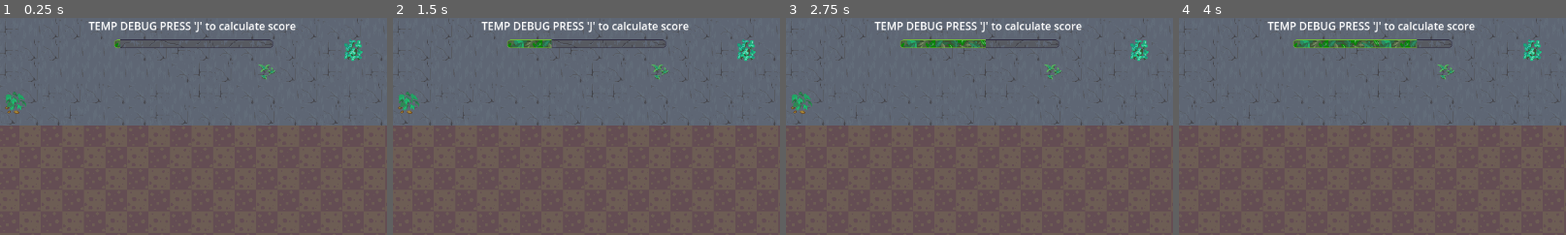
Above: before the commit, frames 1-4 (left to right).
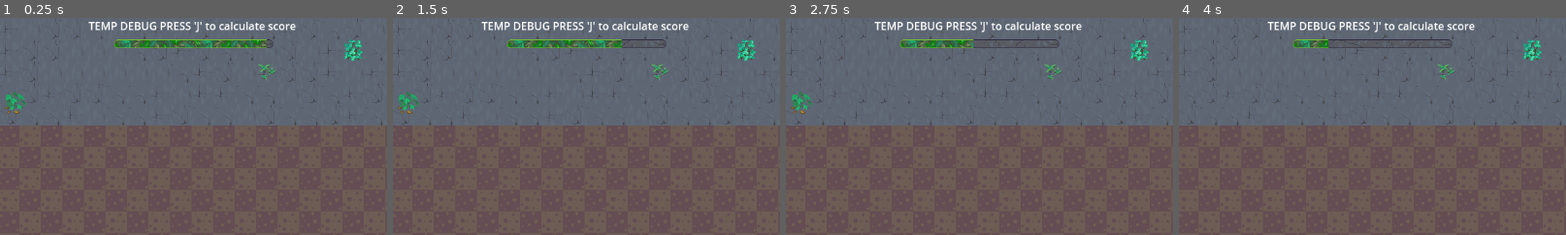
Above: after the commit, the same moments.

Repository: Ihmayor/Growup_GameJam_2025
Game: Godot game, scene res://main_garden.tscn
Same seed, same stepped clock (60 frames per second), same inputs: the game is played once before the commit and once after it.
Inputs (mouse positions are % of the whole screen's width and height, from its top left):
- Up to frame 1 (0.25 s): no input
- Up to frame 2 (1.5 s): tap J (test_calculate) at 0.5, 1.25 s; move the mouse to (1, 4) at 0.52 s; hold E (rotate_right) 0.53-1.28 s; hold Right mouse button (Shovel) 0.53-1.28 s; move the mouse to (1, 6) at 1.27 s; hold Q (rotate_left) from 1.28 s (still down); click (1, 6) at 1.35 s
- Up to frame 3 (2.75 s): tap J (test_calculate) at 2 s; move the mouse to (27, 20) at 2.02 s; release Q (rotate_left) at 2.03 s; hold E (rotate_right) from 2.03 s (still down); hold J (test_calculate) from 2.03 s (still down)
- Up to frame 4 (4 s): move the mouse to (27, 20) at 2.77 s; release J (test_calculate) at 2.78 s; right-click (27, 20) at 2.85 s; tap J (test_calculate) at 3.5 s; move the mouse to (7, 22) at 3.52 s; release E (rotate_right) at 3.53 s; press the mouse at (7, 22) at 3.53 s; hold Q (rotate_left) from 3.53 s (still down)
The pictures show only the part of the screen within x 25-75%, y 0-50%; the shares and areas given below are measured in that part.

The runs differ from the first frame. In frame 1, 1.5% of the frame differs, in the area x 31-69%, y 9-14%; in frame 2, 0.7%; in frame 3, 0.1%; in frame 4, 0.9%.

Commit message:
Countdown timer

Diff:
--- a/grow_up_game_jam_2025/scenes/UI/timer_progress_bar.gd
+++ b/grow_up_game_jam_2025/scenes/UI/timer_progress_bar.gd
@@ -5,7 +5,7 @@
 signal on_complete
 
 func _ready() -> void:
-	$TextureProgressBar.value = 0
+	$TextureProgressBar.value = $TextureProgressBar.max_value
 	start_timer()
 
 func start_timer():
@@ -13,14 +13,14 @@
 	$Timer.start()
 
 func _physics_process(delta: float):
-	if $TextureProgressBar.value == $TextureProgressBar.max_value:
+	if $TextureProgressBar.value == 0:
 		on_complete.emit()
 		stop_timer()
 
 func stop_timer():
 	$Timer.stop()
 	visible = false
-	$TextureProgressBar.value = 0
+	$TextureProgressBar.value = $TextureProgressBar.max_value
 
 func _on_timer_timeout() -> void:
-	$TextureProgressBar.value += increment
+	$TextureProgressBar.value -= increment
--- a/grow_up_game_jam_2025/scripts/resources/main_tile_set.tres
+++ b/grow_up_game_jam_2025/scripts/resources/main_tile_set.tres
@@ -1,7 +1,7 @@
 [gd_resource type="TileSet" load_steps=5 format=3 uid="uid://d1g51ptji4qmm"]
 
-[ext_resource type="Texture2D" uid="uid://dn30m6j3daakw" path="res://assets/Sprites/Ground.png" id="1_dcppu"]
-[ext_resource type="Texture2D" uid="uid://df3xvcjneo5b4" path="res://assets/Sprites/NonPlayerPlants.png" id="2_bb3e1"]
+[ext_resource type="Texture2D" uid="uid://dn30m6j3daakw" path="res://Assets/Sprites/Ground.png" id="1_dcppu"]
+[ext_resource type="Texture2D" uid="uid://df3xvcjneo5b4" path="res://Assets/Sprites/NonPlayerPlants.png" id="2_bb3e1"]
 
 [sub_resource type="TileSetAtlasSource" id="TileSetAtlasSource_ilwsc"]
 texture = ExtResource("1_dcppu")
--- /dev/null
+++ b/grow_up_game_jam_2025/scripts/resources/text_box.tscn
@@ -0,0 +1,14 @@
+[gd_scene format=3 uid="uid://b1krpukevs1mm"]
+
+[node name="Control" type="NinePatchRect"]
+anchors_preset = 15
+anchor_right = 1.0
+anchor_bottom = 1.0
+grow_horizontal = 2
+grow_vertical = 2
+patch_margin_left = 32
+patch_margin_top = 32
+patch_margin_right = 32
+patch_margin_bottom = 32
+axis_stretch_horizontal = 1
+axis_stretch_vertical = 2
Not shown, changed: grow_up_game_jam_2025/Assets/Music/1Bass.mp3.import
Not shown, changed: grow_up_game_jam_2025/Assets/Music/2Chords.mp3.import
Not shown, changed: grow_up_game_jam_2025/Assets/Music/3Melody.mp3.import
Not shown, changed: grow_up_game_jam_2025/Assets/Music/4Melody2.mp3.import
Not shown, changed: grow_up_game_jam_2025/Assets/Music/5Percussion.mp3.import
Not shown, changed: grow_up_game_jam_2025/Assets/Music/5PercussionNoFun.mp3.import
Not shown, changed: grow_up_game_jam_2025/Assets/Sprites/Ground.png.import
Not shown, changed: grow_up_game_jam_2025/Assets/Sprites/NonPlayerPlants.png.import
Not shown, changed: grow_up_game_jam_2025/Assets/Sprites/VegCukeStanding.png.import
Not shown, changed: grow_up_game_jam_2025/Assets/Sprites/VegEggplantStanding.png.import
Not shown, changed: grow_up_game_jam_2025/Assets/Sprites/VegLettuceStanding.png.import
Not shown, changed: grow_up_game_jam_2025/Assets/Sprites/VegPepperStanding.png.import
(and 9 more such lines)
